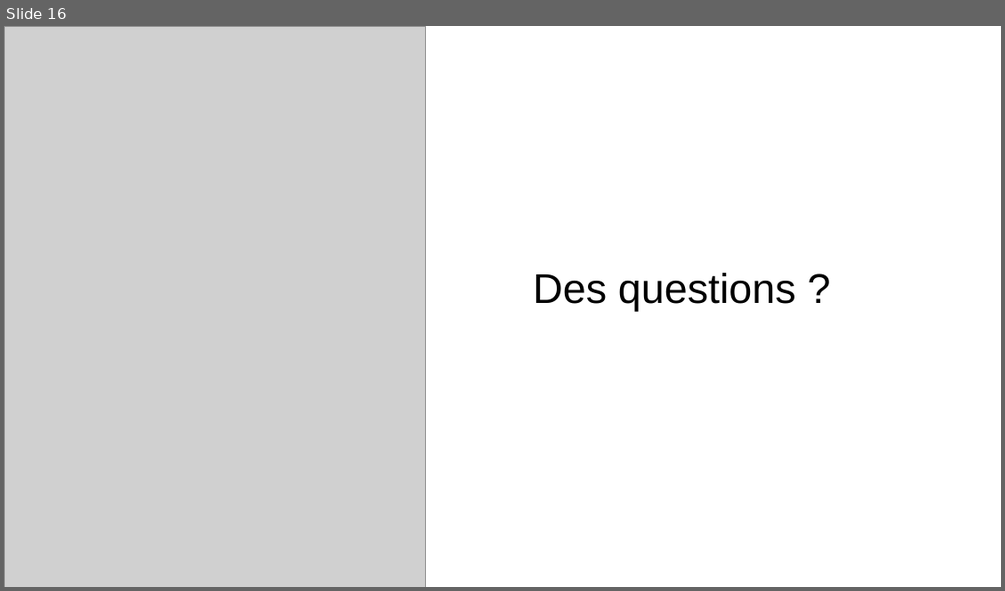
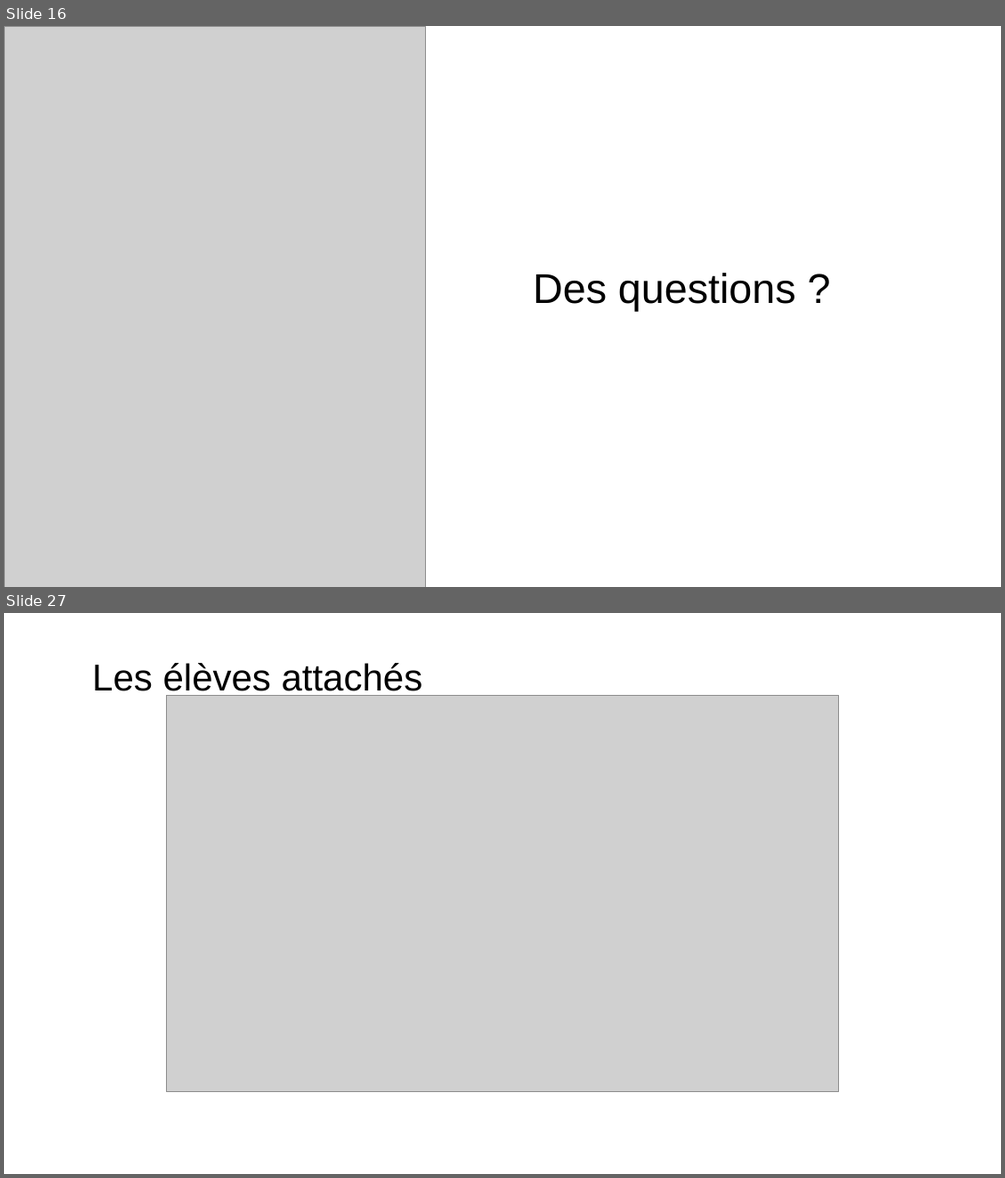
Before and after one commit to chlesieur/analyse_bdd_eleves_ensai, a slide deck: presentation/Presentation_trajectoires_etudiants_ENSAI_version_CER.pptx. Shown one above the other, each under a label of ours: slide 16 before the commit, slides 16 and 27 after it; the slides between them are not shown. The pictures are 1005x591 and 1005x1178 pixels, drawn with LibreOffice and Linux fonts; fonts in the diff are those of the drawing; grey boxes stand for pictures; background and template pictures are left out. Boxes give left, top, right and bottom in pixels: in the first picture for what was removed or moved away, otherwise in the second. Text is boxed around its words. In the diff, an @@ line names an element or a change of style, - is before the commit and + after.

```diff
--- a/presentation/Presentation_trajectoires_etudiants_ENSAI_version_CER.pptx
+++ b/presentation/Presentation_trajectoires_etudiants_ENSAI_version_CER.pptx
@@ slide 27 added at [4,613,1001,1174], background picture (left out) @@
@@ text added at [92,663,423,698], 36 pt, text #000000 @@
+Les élèves attachés
@@ picture added at [166,695,839,1092] @@
```
Also in this commit, not shown: 14 other slides added, 2 other files.
